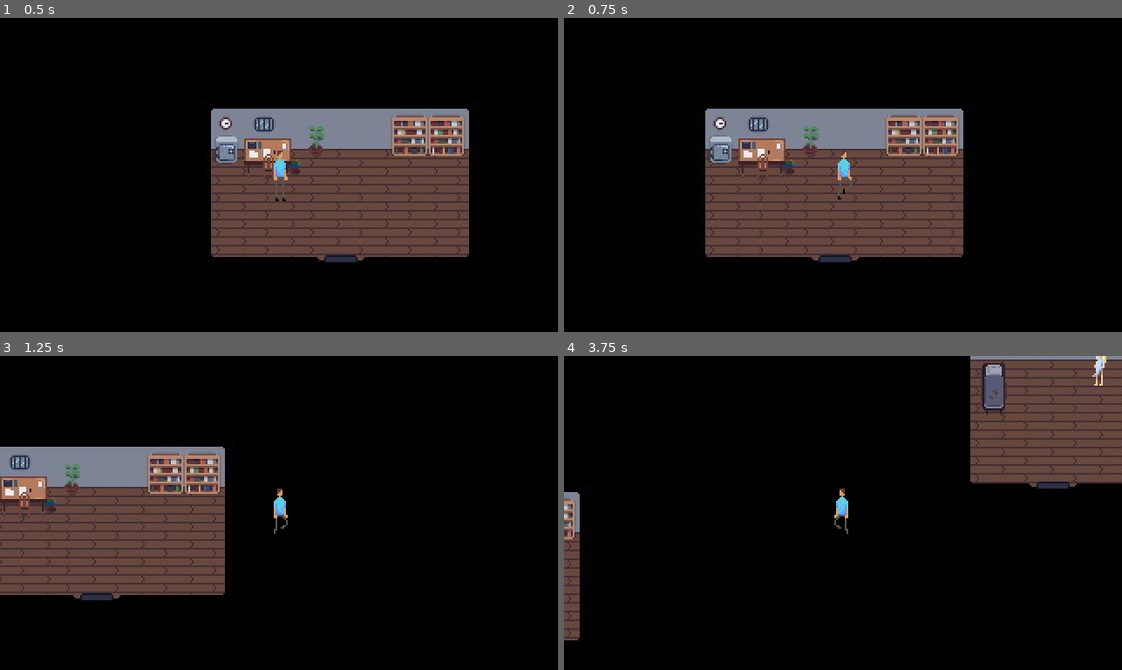
Above: before the commit, frames 1-4 (two rows, left to right).
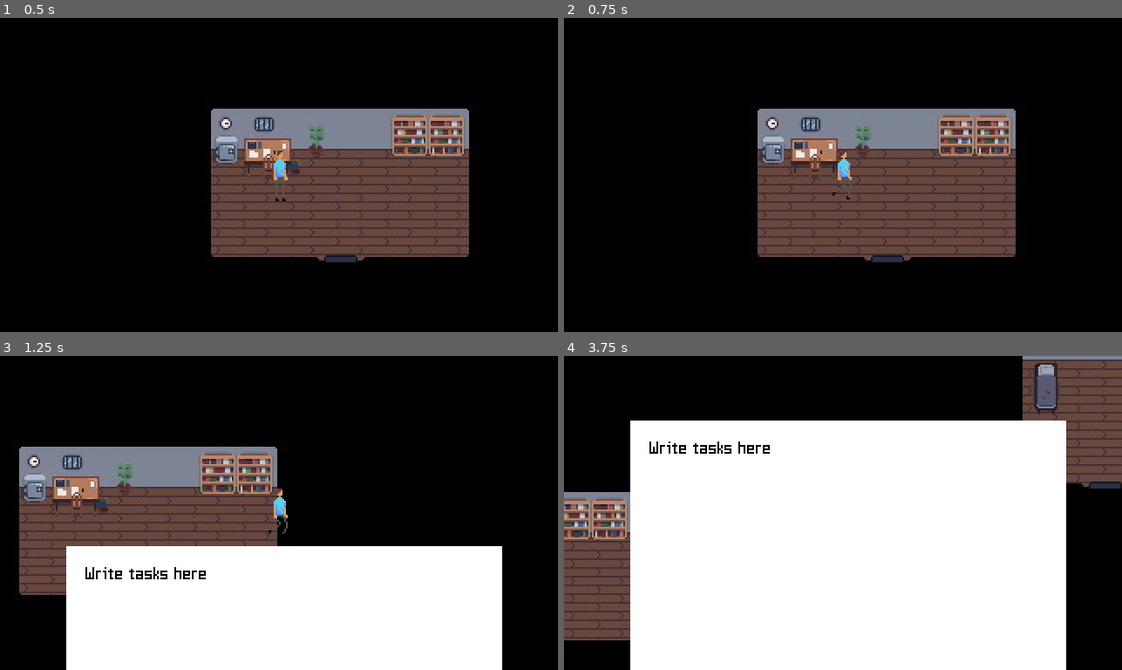
Above: after the commit, the same moments.

Repository: p2lK/Game_Jam
Game: Godot game, scene res://scenes/main.tscn
The game is run twice, just before and just after one commit, with the same random seed, the same clock (stepped at 60 frames per second) and the same inputs.
Inputs:
- Up to frame 1 (0.5 s): no input
- Up to frame 2 (0.75 s): tap Enter at 0.5 s; hold D (right) from 0.53 s (still down); tap E (interact) at 0.6 s
- Up to frame 3 (1.25 s): keep holding D (right)
- Up to frame 4 (3.75 s): release D (right) at 1.28 s; hold S (down) 1.28-2.03 s; tap E (interact) every 0.75 s from 1.35 to 3.6 s; hold D (right) 2.03-2.78 s; hold W (up) 2.78-3.53 s; hold Left (left) from 3.53 s (still down)

Frame 1 is identical in both runs. In frame 2, 13% of the frame differs, in the area x 25-81%, y 28-78%; in frame 3, 39%; in frame 4, 69%, in the area x 0-100%, y 0-100%.

Commit message:
changed clipboard

Diff:
--- a/Scenes/main.tscn
+++ b/Scenes/main.tscn
@@ -215,7 +215,7 @@
 [node name="Camera" type="Camera2D" parent="gameplay/player"]
 
 [node name="task_display" type="Node2D" parent="gameplay/player"]
-visible = false
+position = Vector2(0, 160)
 script = ExtResource("14_cu32g")
 
 [node name="Sprite2D" type="Sprite2D" parent="gameplay/player/task_display"]
@@ -551,6 +551,12 @@
 target_position = Vector2(498, -5)
 
 [node name="items" type="Node2D" parent="gameplay"]
+
+[node name="table" type="Node2D" parent="gameplay/items"]
+
+[node name="player_detector" parent="gameplay/items/table" instance=ExtResource("16_4sr81")]
+position = Vector2(-286.5, -310.5)
+scale = Vector2(0.906251, 0.71875)
 
 [node name="leg" type="Node2D" parent="gameplay/items"]
 position = Vector2(-250, -30)
@@ -596,5 +602,6 @@
 position = Vector2(1015, -430)
 texture = ExtResource("22_3mf1q")
 
+[connection signal="interacted_with" from="gameplay/items/table/player_detector" to="gameplay/player" method="_on_player_detector_interacted_with"]
 [connection signal="interacted_with" from="gameplay/Characters/orange_hair/player_detector" to="gameplay/Characters/orange_hair" method="_on_player_detector_interacted_with"]
 [connection signal="player_exited" from="gameplay/Characters/orange_hair/player_detector" to="gameplay/Characters/orange_hair" method="_on_player_detector_player_exited"]
--- a/Scenes/task_display.gd
+++ b/Scenes/task_display.gd
@@ -1,6 +1,6 @@
 extends Node2D
 
-var time_to_transition = 1
+var time_to_transition = 1.0
 var time = -1
 
 var last_pos: Vector2
@@ -19,7 +19,7 @@
 			time = -1
 
 func hide_this():
-	set_new_position(Vector2(0, 120))
+	set_new_position(Vector2(0, 160))
 
 func unhide_this():
 	set_new_position(Vector2(0, 0))
--- a/scenes/main.tscn
+++ b/scenes/main.tscn
@@ -215,7 +215,7 @@
 [node name="Camera" type="Camera2D" parent="gameplay/player"]
 
 [node name="task_display" type="Node2D" parent="gameplay/player"]
-visible = false
+position = Vector2(0, 160)
 script = ExtResource("14_cu32g")
 
 [node name="Sprite2D" type="Sprite2D" parent="gameplay/player/task_display"]
@@ -551,6 +551,12 @@
 target_position = Vector2(498, -5)
 
 [node name="items" type="Node2D" parent="gameplay"]
+
+[node name="table" type="Node2D" parent="gameplay/items"]
+
+[node name="player_detector" parent="gameplay/items/table" instance=ExtResource("16_4sr81")]
+position = Vector2(-286.5, -310.5)
+scale = Vector2(0.906251, 0.71875)
 
 [node name="leg" type="Node2D" parent="gameplay/items"]
 position = Vector2(-250, -30)
@@ -596,5 +602,6 @@
 position = Vector2(1015, -430)
 texture = ExtResource("22_3mf1q")
 
+[connection signal="interacted_with" from="gameplay/items/table/player_detector" to="gameplay/player" method="_on_player_detector_interacted_with"]
 [connection signal="interacted_with" from="gameplay/Characters/orange_hair/player_detector" to="gameplay/Characters/orange_hair" method="_on_player_detector_interacted_with"]
 [connection signal="player_exited" from="gameplay/Characters/orange_hair/player_detector" to="gameplay/Characters/orange_hair" method="_on_player_detector_player_exited"]
--- a/scenes/player.gd
+++ b/scenes/player.gd
@@ -2,10 +2,13 @@
 
 @onready var sprite = $midas_lennox
 @onready var bg = get_parent().find_child('backgrounds')
+@onready var task_display = $task_display
 
 @export var speed = 200.0
 
 var can_move = true
+
+var task_display_active = true
 
 func lock():
 	can_move = false
@@ -15,7 +18,12 @@
 	can_move = true
 
 func _physics_process(delta):
-	if can_move:
+	print(task_display_active)
+	if task_display_active:
+		if Input.is_action_just_released("interact"):
+			task_display.hide_this()
+			task_display_active = false
+	elif can_move:
 		var dir = Vector2(0, 0)
 
 		dir.x = Input.get_action_strength('right') - Input.get_action_strength('left')
@@ -37,6 +45,5 @@
 
 		move_and_slide()
 
-
-func _on_birb_item_collected(item_name):
-	pass # Replace with function body.
+func _on_player_detector_interacted_with():
+	task_display.unhide_this()
Not shown, added: Sprites/backgrounds/secret_room.jpg.import
Not shown, added: Sprites/patient_room1.jpg.import
